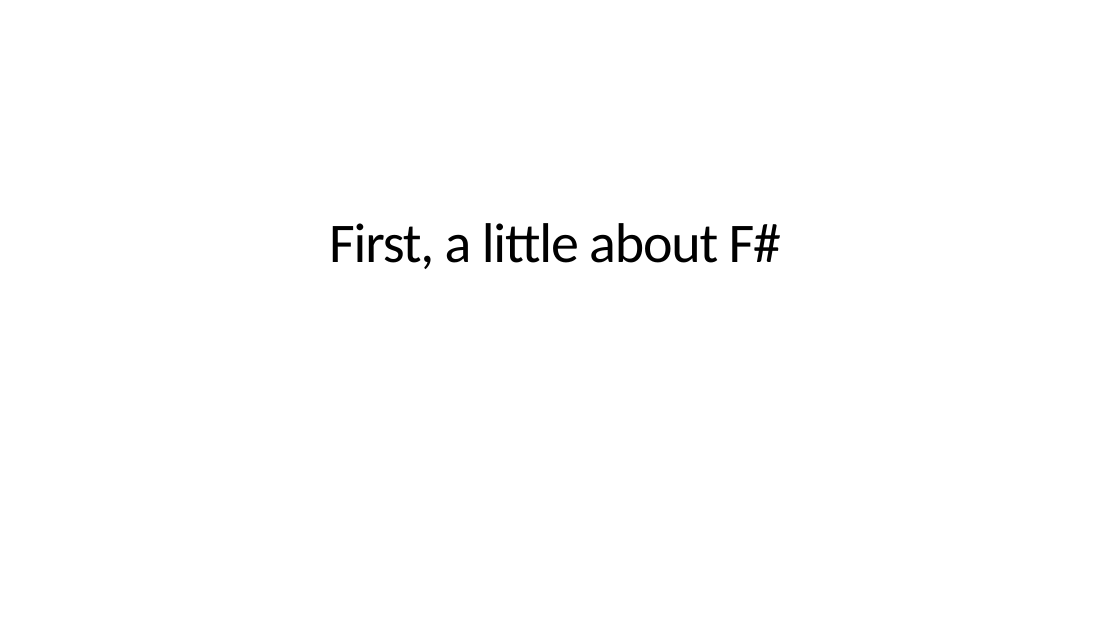
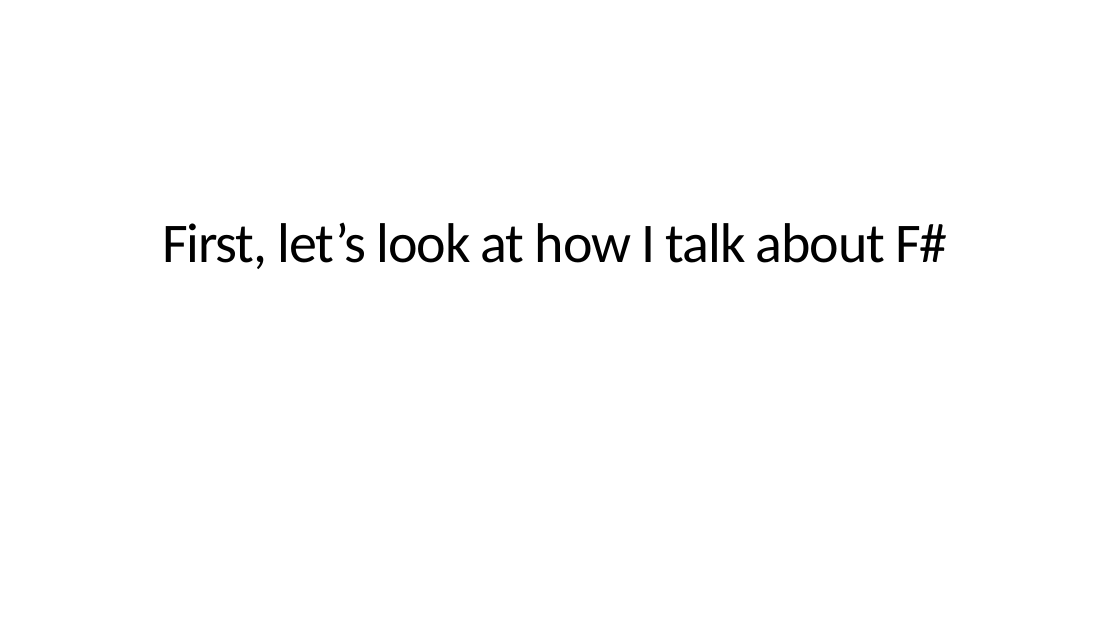
Before and after one commit to dsyme/dsyme-presentations, a slide deck: slide 5 of 2020-06-04-fsharpconf/on-independence.pptx. Drawn at 1120x630 pixels with LibreOffice and Linux fonts; fonts in the diff are those of the drawing. Boxes give left, top, right and bottom in pixels: in the first picture for what was removed or moved away, otherwise in the second. Text is boxed around its words. In the diff, an @@ line names an element or a change of style, - is before the commit and + after.

```diff
--- a/2020-06-04-fsharpconf/on-independence.pptx
+++ b/2020-06-04-fsharpconf/on-independence.pptx
@@ title at [162,222,947,269]: text changed @@
-First, a little about F#
+First, let’s look at how I talk about F#
```
Also in this commit, not shown: 12 other slides changed, 4 slides added, 3 slides removed, 2 other files.
